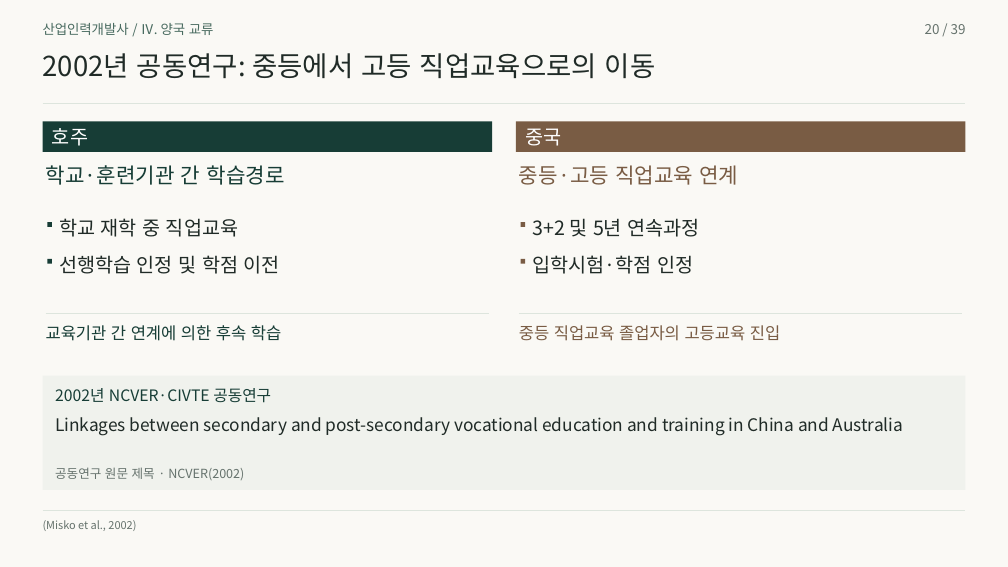
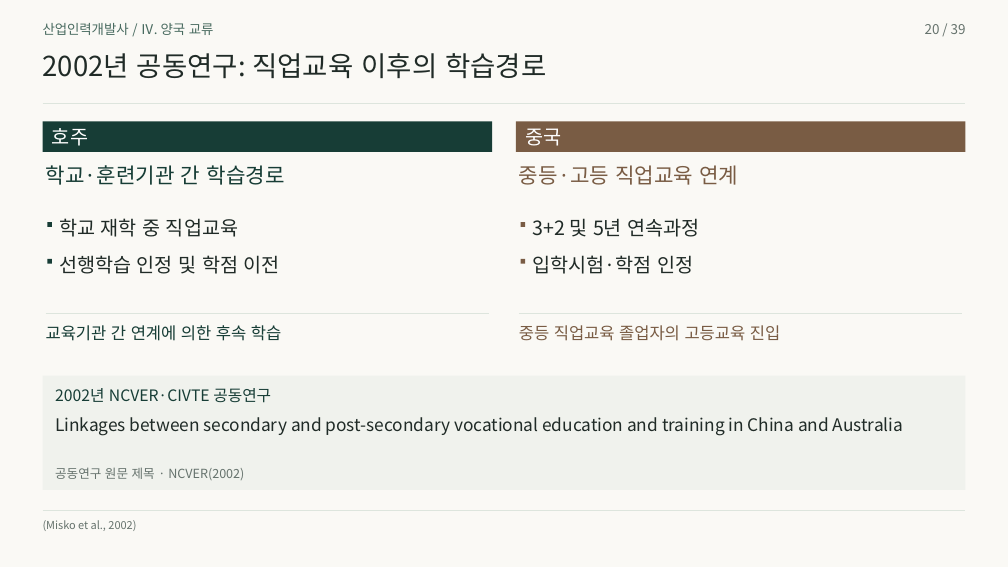
Before and after one commit to 01Chungee10/vet-history-rehearsal, a slide deck: slide 20 of au-cn-2026/presentation.pptx. Drawn at 1008x567 pixels with LibreOffice and Linux fonts; fonts in the diff are those of the drawing. Boxes give left, top, right and bottom in pixels: in the first picture for what was removed or moved away, otherwise in the second. Text is boxed around its words. In the diff, an @@ line names an element or a change of style, - is before the commit and + after.

```diff
--- a/au-cn-2026/presentation.pptx
+++ b/au-cn-2026/presentation.pptx
@@ text at <box>43,53,546,78</box>: text changed @@
-2002년 공동연구: 중등에서 고등 직업교육으로의 이동
+2002년 공동연구: 직업교육 이후의 학습경로
```
Also in this commit, not shown: 29 other slides changed, 37 other files.
